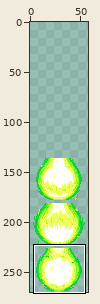
One commit to this sprite sheet: Skills/GiganticOmegaStorm/GiganticOmegaStormWave.png. The picture above shows the old version from afar; the outline marks the close-up.
Close-up. First the earlier version:
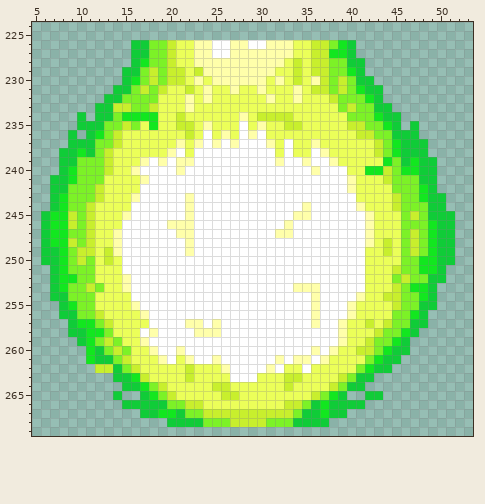
The file is 108x270 pixels, drawn in blocks of 2x2; one block is one cell here. Shown: x 5..53, y 224..269. The old version is drawn lined up with the new one, on the new canvas. The commit also changed other parts of the picture, which this record leaves out.
After the commit:
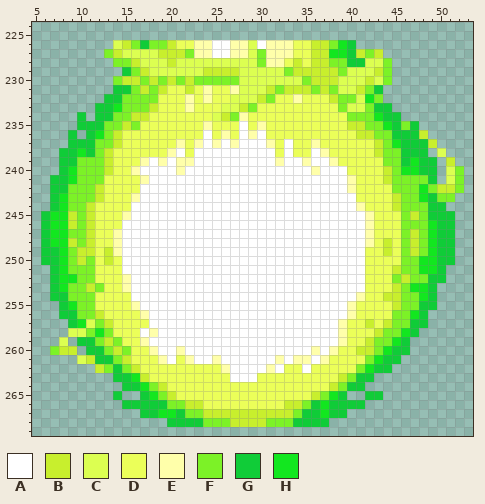
Palette (. is transparent): A #ffffff  B #c8ef2d  C #dcff51  D #ebff59  E #ffffaa  F #7cf227  G #10cc38  H #12e71f
Edits made:
canvas 54x135 -> 58x270, the old top-left corner now at 2,135
Changed rows in their new state; - is an unchanged pixel.
first column x 13:
226 -CBF------------C-----------------------
227 FBCCCCB-BF------CF----------BFB---------
228 -FFBCCC-CCCCCCCCCF-----------CCF--------
229 ---FBCCCCCCBBBBCCCCCF-B--B-CCCBF--------
230 -FBB----FBFFFFFCCCCCCCFB-BCCCBCF--------
231 ---------------CCCBFBBBF--CCBF----------
232 --------------CCCBF---------C-F---------
233 -HF----------CCBF----------CC-----------
234 --FBBD--D---CBF--DDDD-------------------
235 -----D--DD----------DD-----------F------
236 ---------D-------------------------B----
237 ------------------------------------B---
238 --------------------------------F----C--
239 -------------------------------F------B-
240 -----------------------------DD-------CF
241 -----------------------------------F--CF
242 ------------------------------------FBBF
243 ---------A---------------------------FF-
244 ---------A------------A-----------------
245 ---------A-----------AA-----------------
246 -------AAA----------A-------------------
247 --------AA---------AA-------------------
248 ---------A------------------------------
249 ---------A------------------------------
first column x 7:
253 ---------------------------AAA
254 -----------------------------A
255 -----------------------------A
256 -----------------------------A
257 ----C----------AA-A----------A
258 --CCF-----------AAA-----------
259 -C--G-------------------------
260 FBB-G-------------------------
261 ---CB-------------------------
262 ------F--------D--------------
263 ---------------D----------DD--
264 ------------------DD------D---
265 -------------------DD---------
Boxes around the changes in both close-ups, in picture pixels (x1, y1, x2, y2):
changed: (104, 40, 464, 256)
changed: (293, 283, 320, 328)
changed: (50, 319, 113, 373)
changed: (185, 319, 239, 400)
changed: (284, 373, 302, 391)
